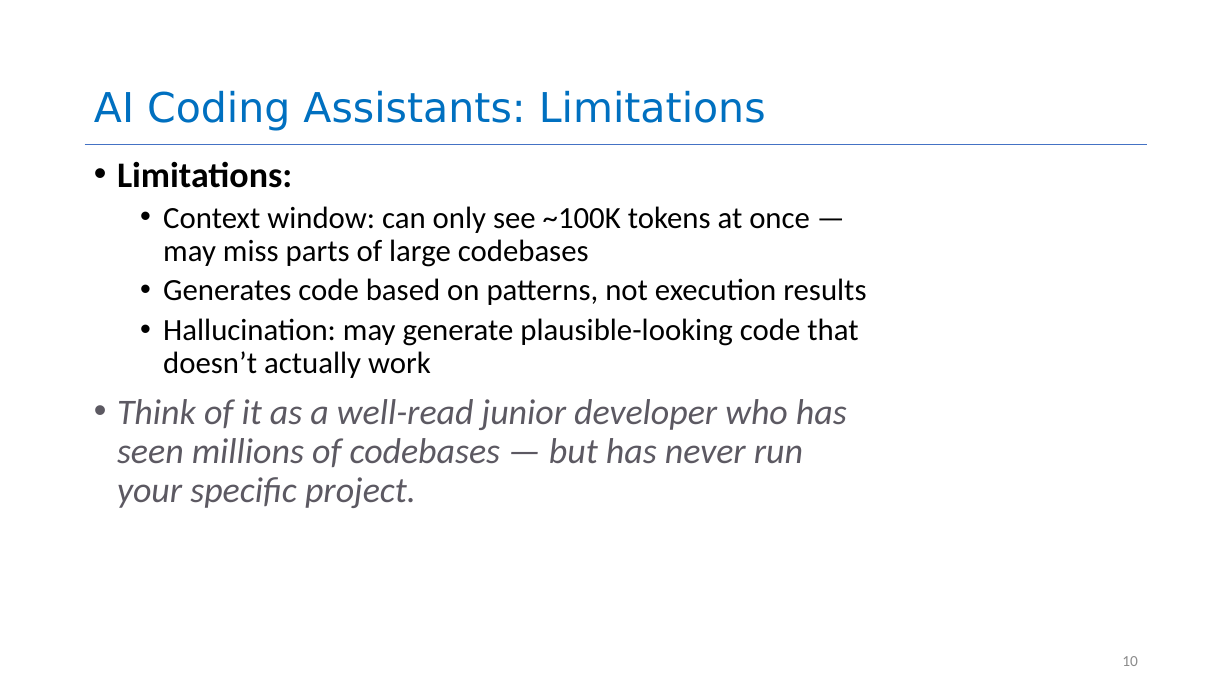
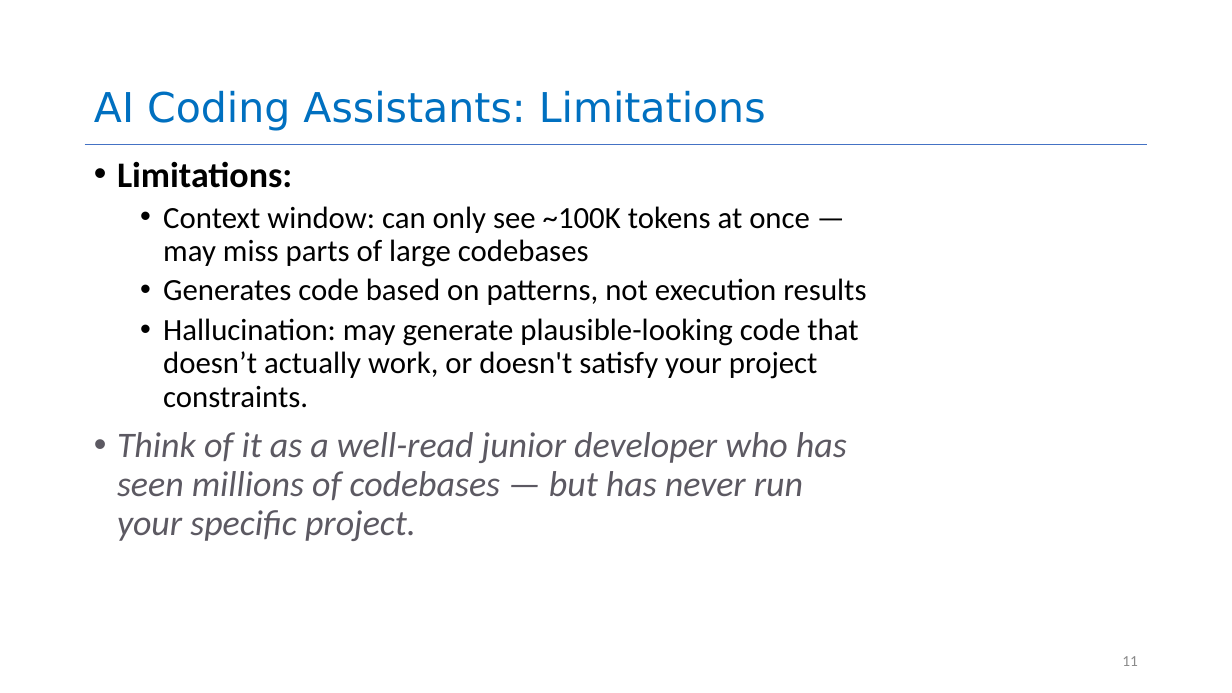
Before and after one commit to neu-se/CS4530-Spring-2026, a slide deck: slide 11 of Slides/Module 16 Using AI Agents.pptx (slide 10 before the commit). Drawn at 1232x693 pixels with LibreOffice and Linux fonts; fonts in the diff are those of the drawing. Boxes give left, top, right and bottom in pixels: in the first picture for what was removed or moved away, otherwise in the second. Text is boxed around its words. In the diff, an @@ line names an element or a change of style, - is before the commit and + after.

```diff
--- a/Slides/Module 16 Using AI Agents.pptx
+++ b/Slides/Module 16 Using AI Agents.pptx
@@ text at box(163, 318, 858, 408): text changed @@
-  • Hallucination: may generate plausible-looking code that doesn’t actually work
+  • Hallucination: may generate plausible-looking code that doesn’t actually work, or doesn't satisfy your project constraints.
@@ page number at box(1122, 656, 1138, 666): text changed @@
-10
+11
```
Also in this commit, not shown: 18 other slides changed, 10 slides added, 2 slides removed, 1 other file.
